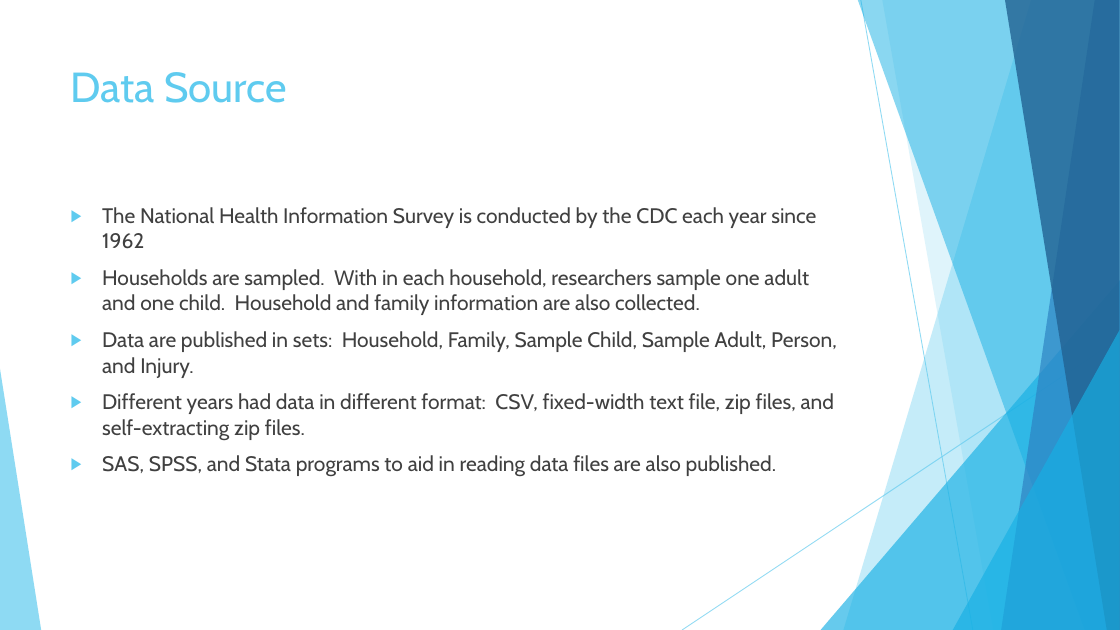
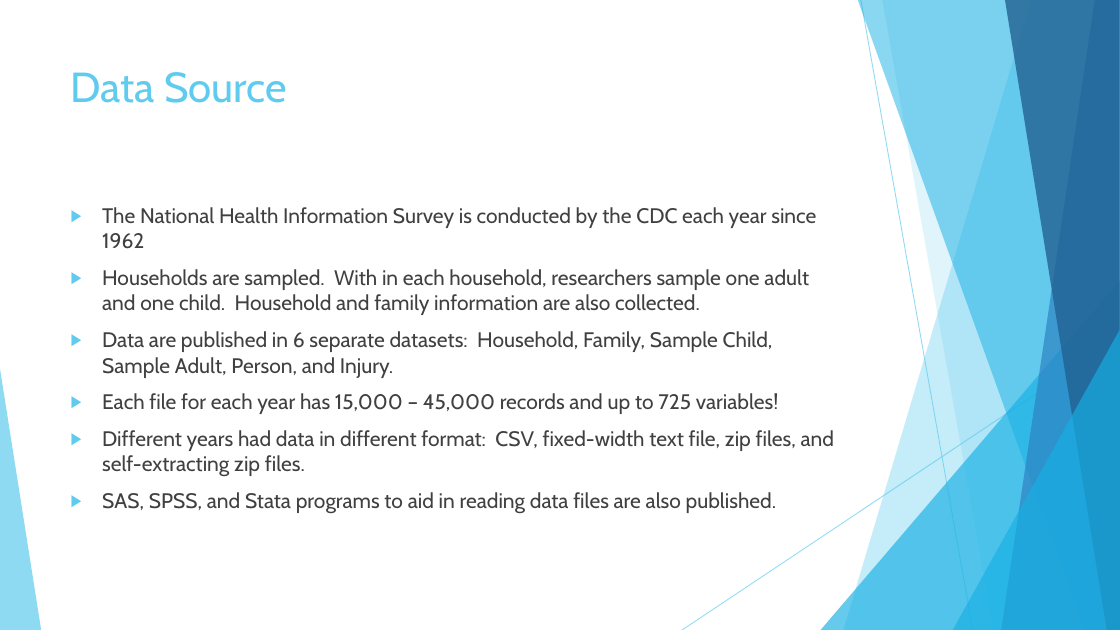
Before and after one commit to kmorehead33/healthcare_project, a slide deck: slide 3 of Presentation.pptx. Drawn at 1120x630 pixels with LibreOffice and Linux fonts; fonts in the diff are those of the drawing. Boxes give left, top, right and bottom in pixels: in the first picture for what was removed or moved away, otherwise in the second. Text is boxed around its words. In the diff, an @@ line names an element or a change of style, - is before the commit and + after.

Commit message:
Added slides to demonstrate how we obtained and read data in

```diff
--- a/Presentation.pptx
+++ b/Presentation.pptx
@@ text at (x1=102, y1=331, x2=779, y2=414): text changed @@
-▶ Data are published in sets: Household, Family, Sample Child, Sample Adult, Person, and Injury.
+▶ Data are published in 6 separate datasets: Household, Family, Sample Child, Sample Adult, Person, and Injury.
+▶ Each file for each year has 15,000 – 45,000 records and up to 725 variables!
```
Also in this commit, not shown: 3 other slides changed, 4 slides added.
